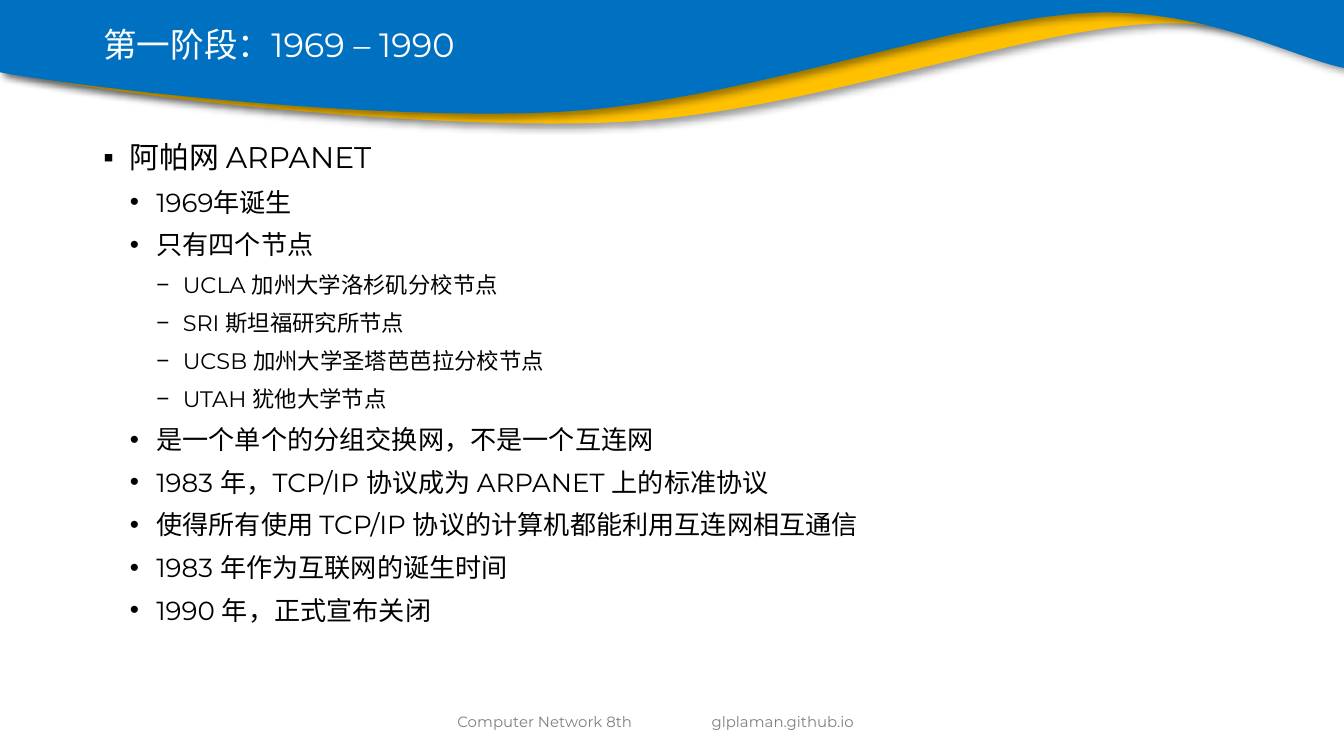
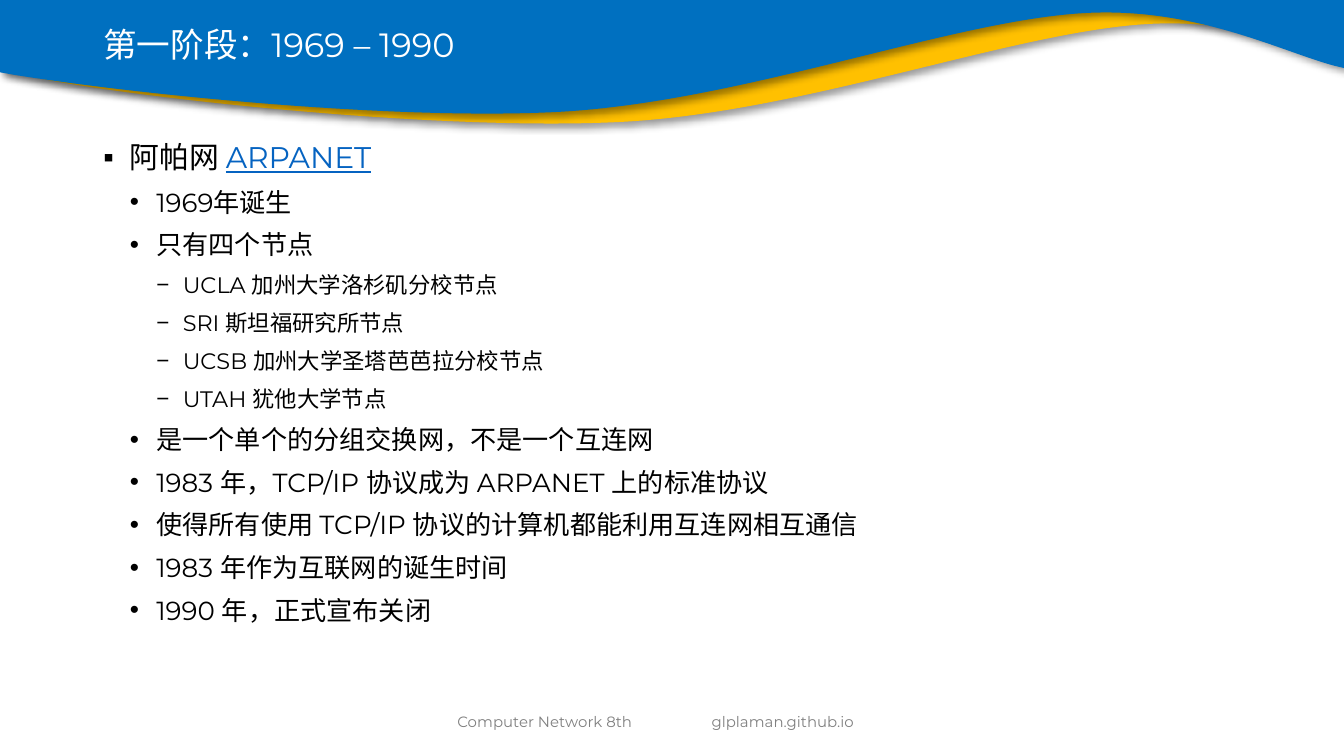
Before and after one commit to glplaman/glplaman.github.io, a slide deck: slide 18 of network/ppt/chap1.pptx. Drawn at 1344x756 pixels with LibreOffice and Linux fonts; fonts in the diff are those of the drawing; background and template pictures are left out. Boxes give left, top, right and bottom in pixels: in the first picture for what was removed or moved away, otherwise in the second. Text is boxed around its words. In the diff, an @@ line names an element or a change of style, - is before the commit and + after.

```diff
--- a/network/ppt/chap1.pptx
+++ b/network/ppt/chap1.pptx
@@ text at bbox=[130, 143, 371, 173]: text colour #000000 to #0563C1, underline on in "ARPANET" @@
```
Also in this commit, not shown: 10 other slides changed, 1 slide removed, 1 other file.
